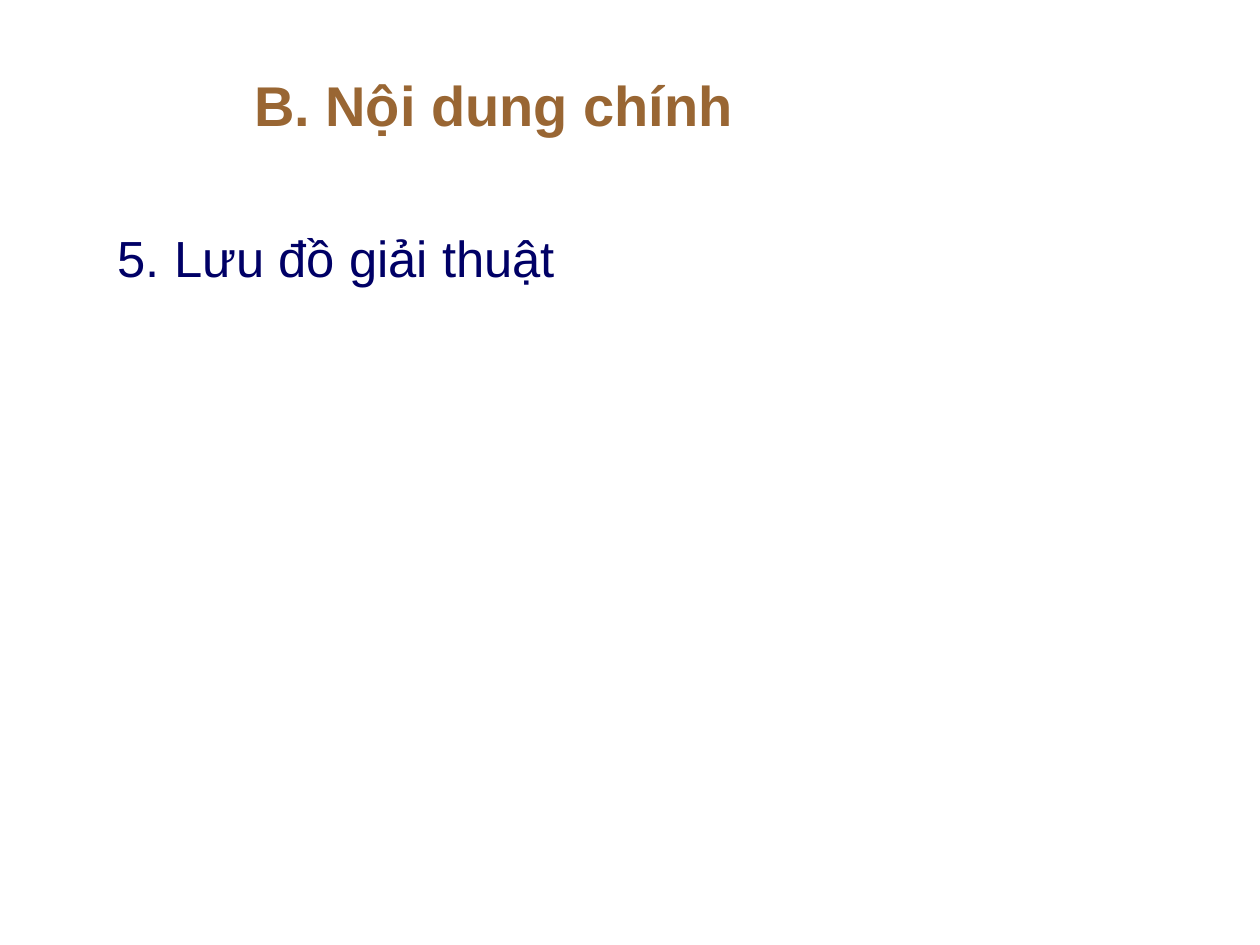
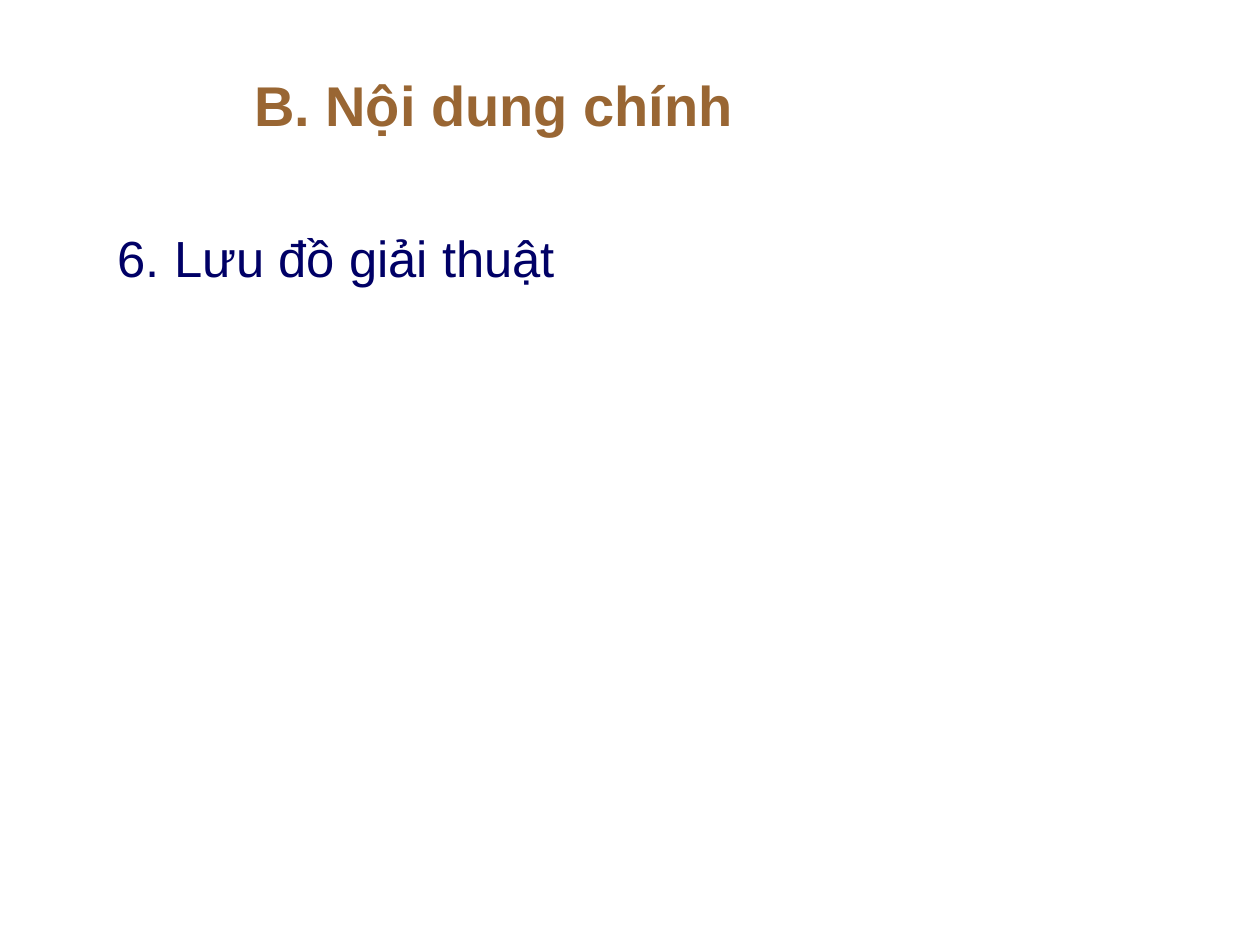
Before and after one commit to khanhpro1996ct/luanvanTN, a slide deck: slide 20 of SlideBaoCaoLVTN_NguyenQuocKhanh.pptx (slide 17 before the commit). Drawn at 1260x945 pixels with LibreOffice and Linux fonts; fonts in the diff are those of the drawing; background and template pictures are left out. Boxes give left, top, right and bottom in pixels: in the first picture for what was removed or moved away, otherwise in the second. Text is boxed around its words. In the diff, an @@ line names an element or a change of style, - is before the commit and + after.

```diff
--- a/SlideBaoCaoLVTN_NguyenQuocKhanh.pptx
+++ b/SlideBaoCaoLVTN_NguyenQuocKhanh.pptx
@@ text at (118, 238, 555, 288): text changed @@
-5. Lưu đồ giải thuật
+6. Lưu đồ giải thuật
```
Also in this commit, not shown: 2 other slides changed, 7 slides added, 30 other files.
